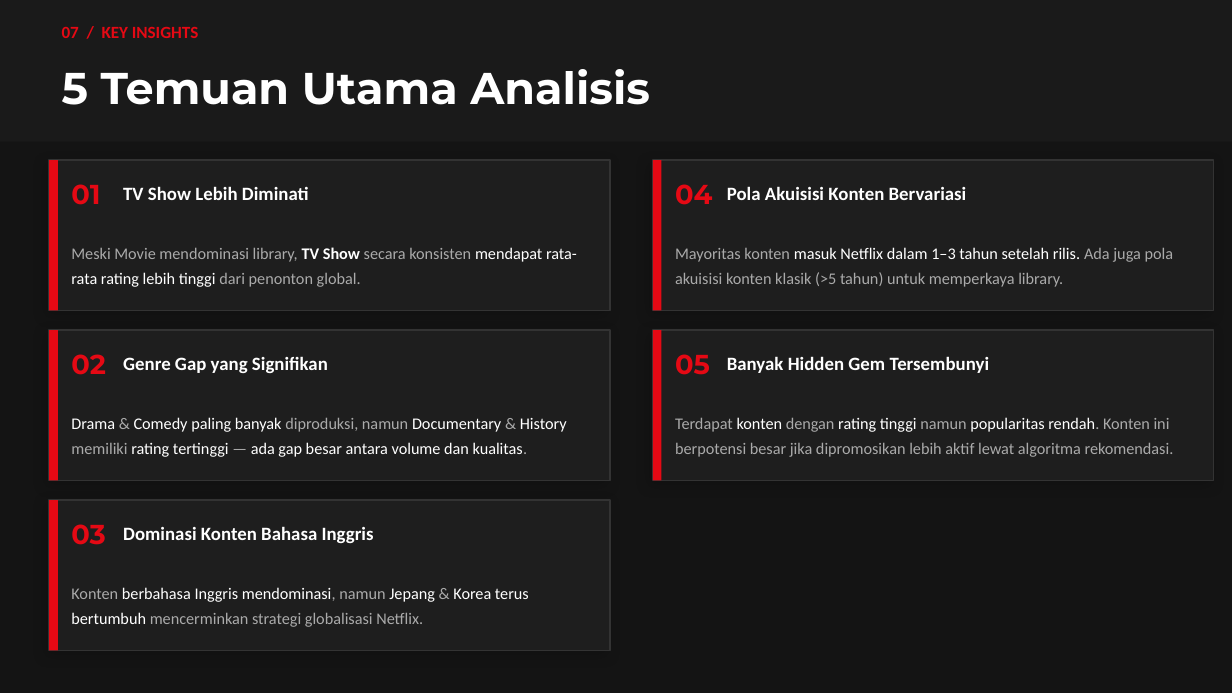
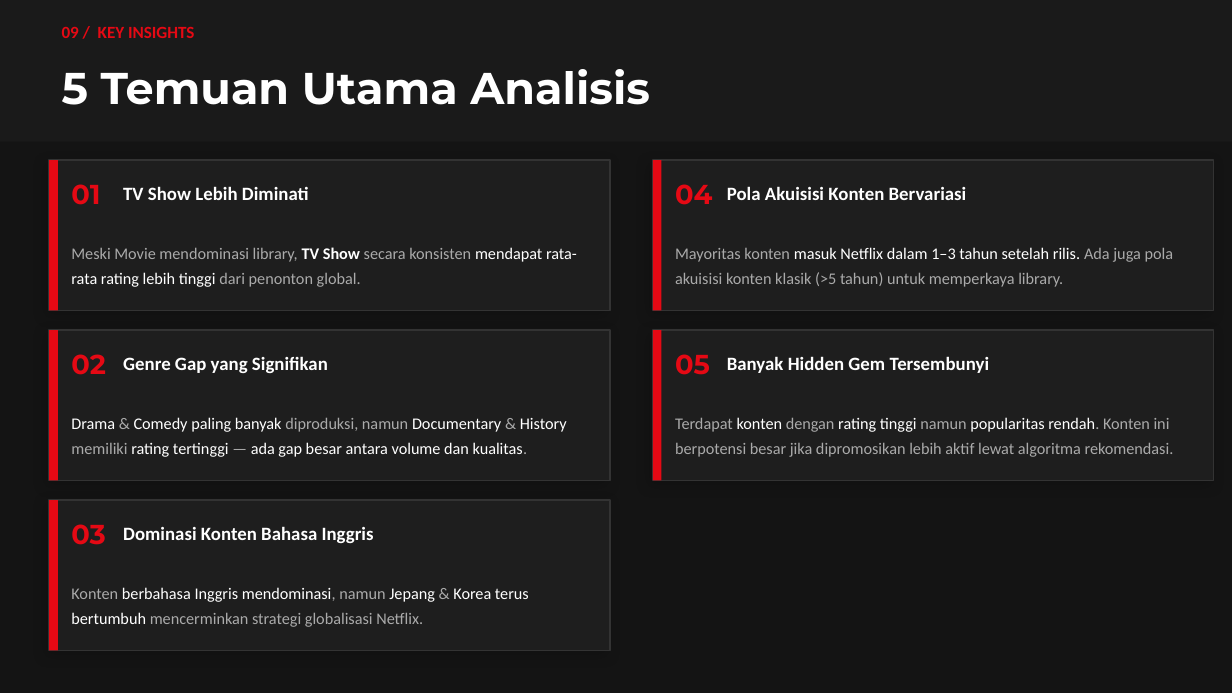
Before and after one commit to ahmadf9/netflix-content-strategy-analysis, a slide deck: slide 12 of Study Case - Ahmad Faizal- Netflix_Content_Strategy_Analysis.pptx (slide 10 before the commit). Drawn at 1232x693 pixels with LibreOffice and Linux fonts; fonts in the diff are those of the drawing. Boxes give left, top, right and bottom in pixels: in the first picture for what was removed or moved away, otherwise in the second. Text is boxed around its words. In the diff, an @@ line names an element or a change of style, - is before the commit and + after.

```diff
--- a/Study Case - Ahmad Faizal- Netflix_Content_Strategy_Analysis.pptx
+++ b/Study Case - Ahmad Faizal- Netflix_Content_Strategy_Analysis.pptx
@@ text at (62,27,194,38): text changed @@
-07 / KEY INSIGHTS
+09 / KEY INSIGHTS
```
Also in this commit, not shown: 3 other slides changed, 5 slides added, 3 slides removed, 5 other files.
